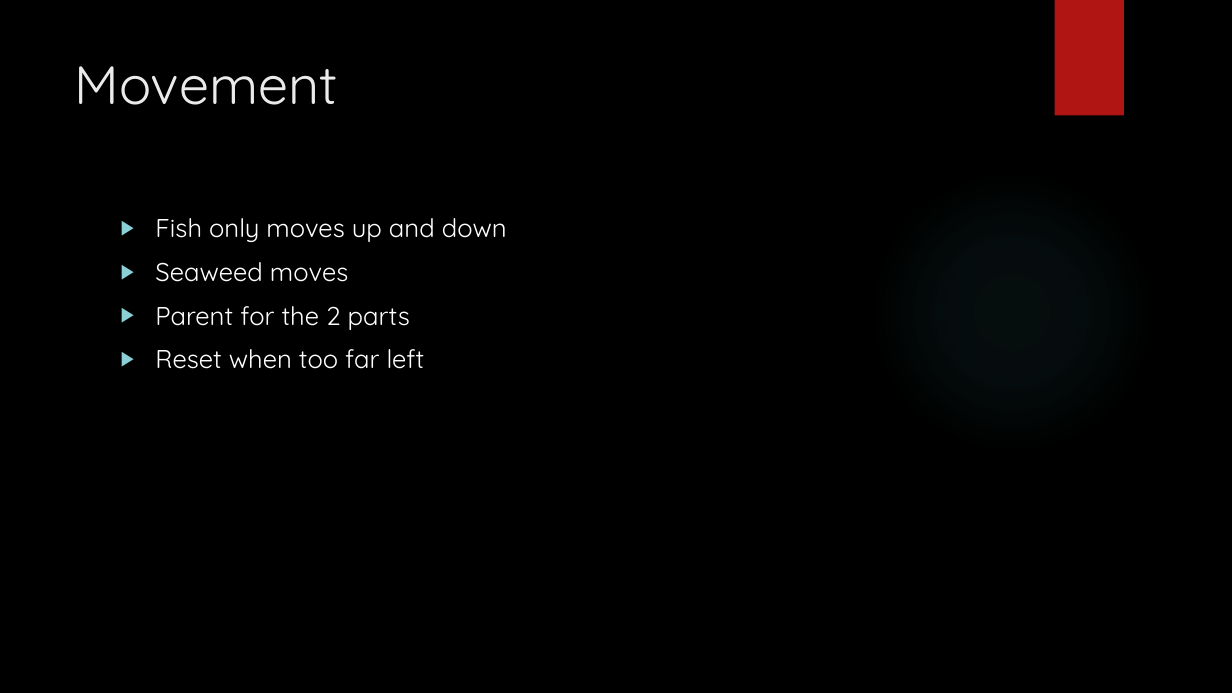
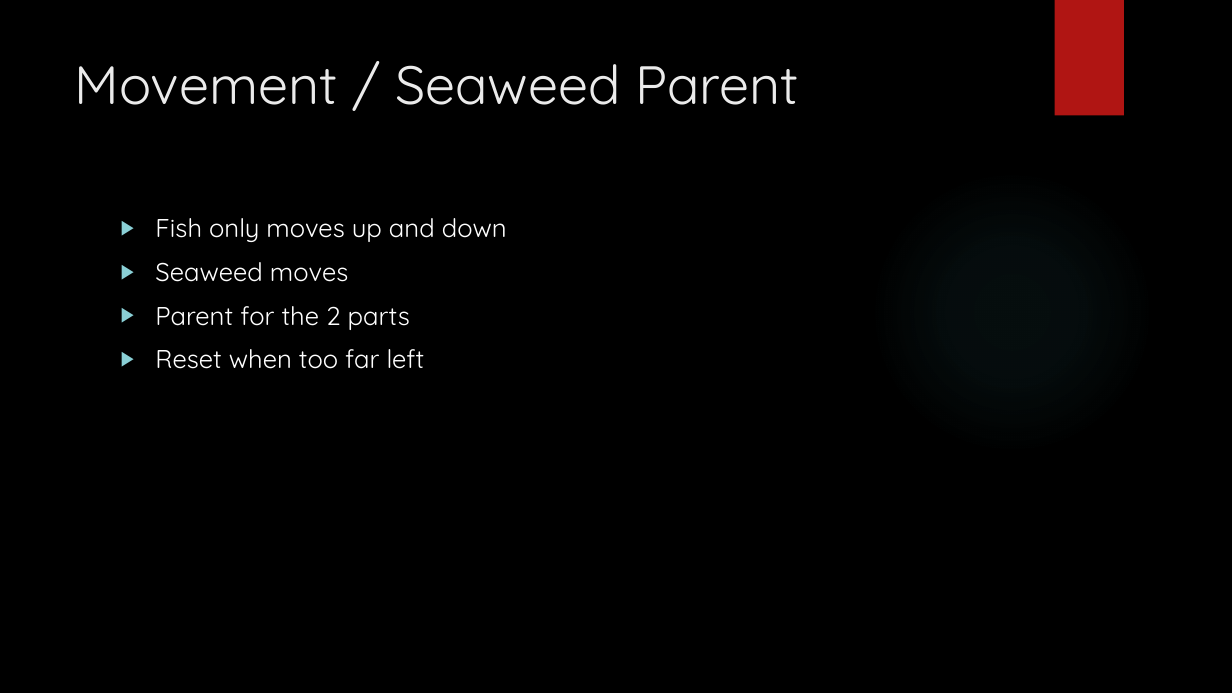
Before and after one commit to jweimann/Demos, a slide deck: slide 14 of Presentations/Intro to Unity.pptx. Drawn at 1232x693 pixels with LibreOffice and Linux fonts; fonts in the diff are those of the drawing; background and template pictures are left out. Boxes give left, top, right and bottom in pixels: in the first picture for what was removed or moved away, otherwise in the second. Text is boxed around its words. In the diff, an @@ line names an element or a change of style, - is before the commit and + after.

```diff
--- a/Presentations/Intro to Unity.pptx
+++ b/Presentations/Intro to Unity.pptx
@@ title at [75,64,798,105]: text changed @@
-Movement
+Movement / Seaweed Parent
```
Also in this commit, not shown: 5 other slides changed.
